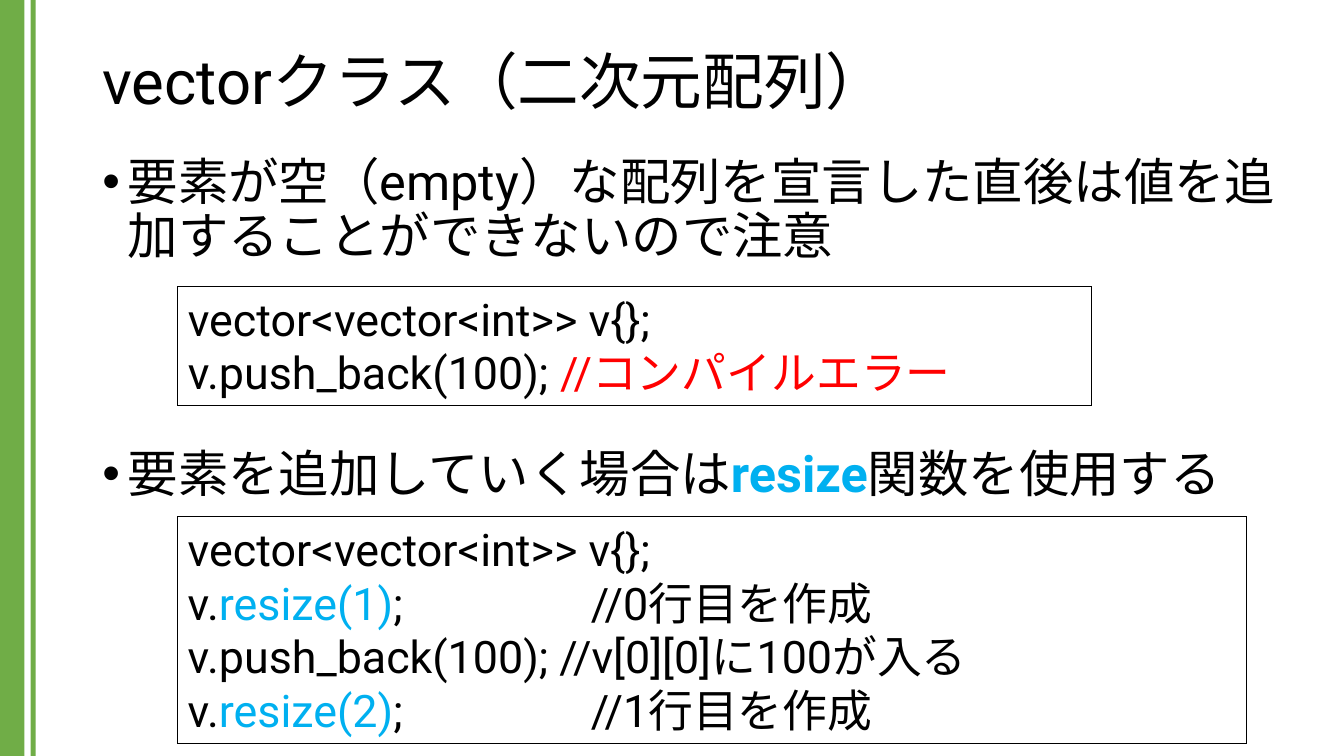
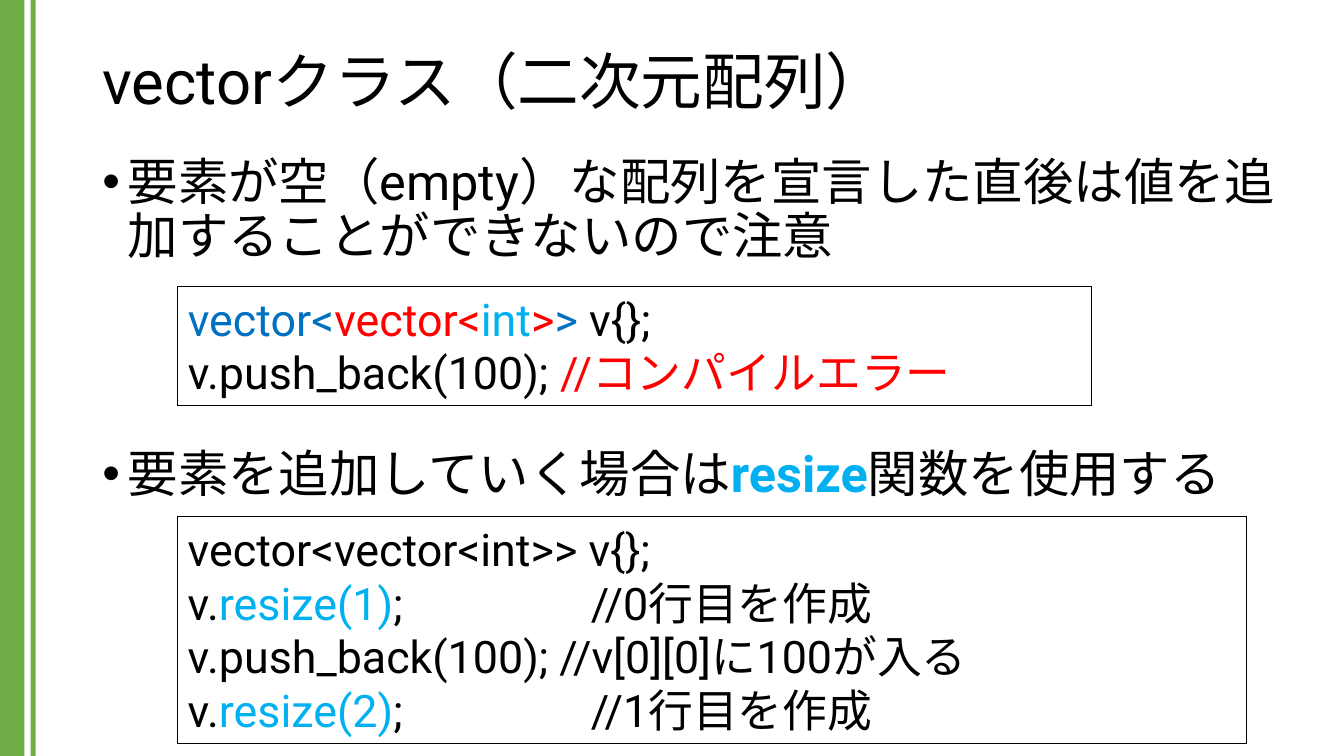
Before and after one commit to kic-murata/cpp2024, a slide deck: slide 33 of 授業資料/講義資料：Vectorクラス.pptx. Drawn at 1344x756 pixels with LibreOffice and Linux fonts; fonts in the diff are those of the drawing. Boxes give left, top, right and bottom in pixels: in the first picture for what was removed or moved away, otherwise in the second. Text is boxed around its words. In the diff, an @@ line names an element or a change of style, - is before the commit and + after.

```diff
--- a/授業資料/講義資料：Vectorクラス.pptx
+++ b/授業資料/講義資料：Vectorクラス.pptx
@@ text in rectangle at <box>188,301,650,344</box>: text colour #000000 to #0070C0, text colour #000000 to #FF0000, text colour #000000 to #00B0F0 in "vector<vector<int>>" @@
```
Also in this commit, not shown: 3 other slides changed, 1 other file.
